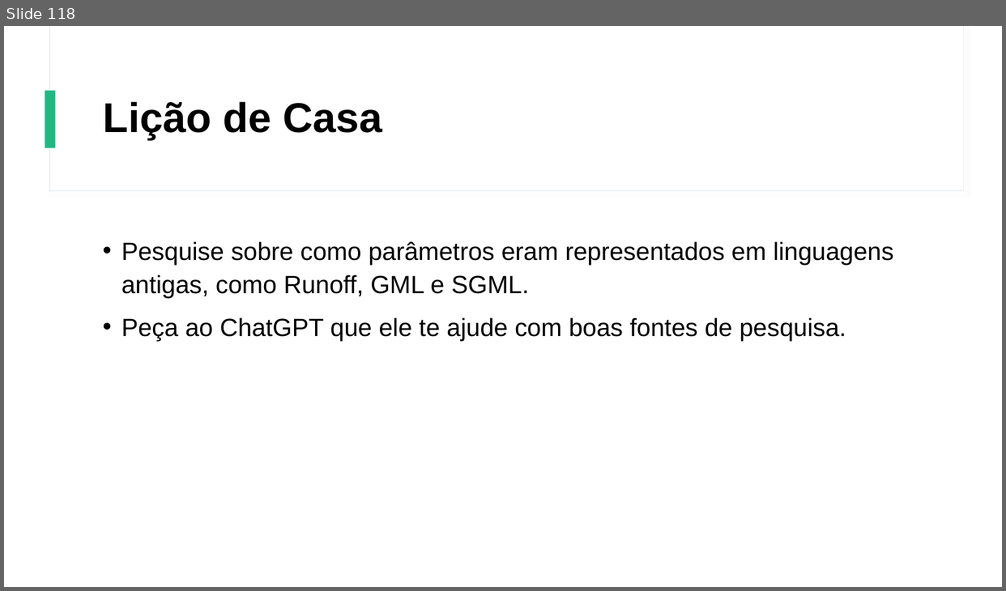
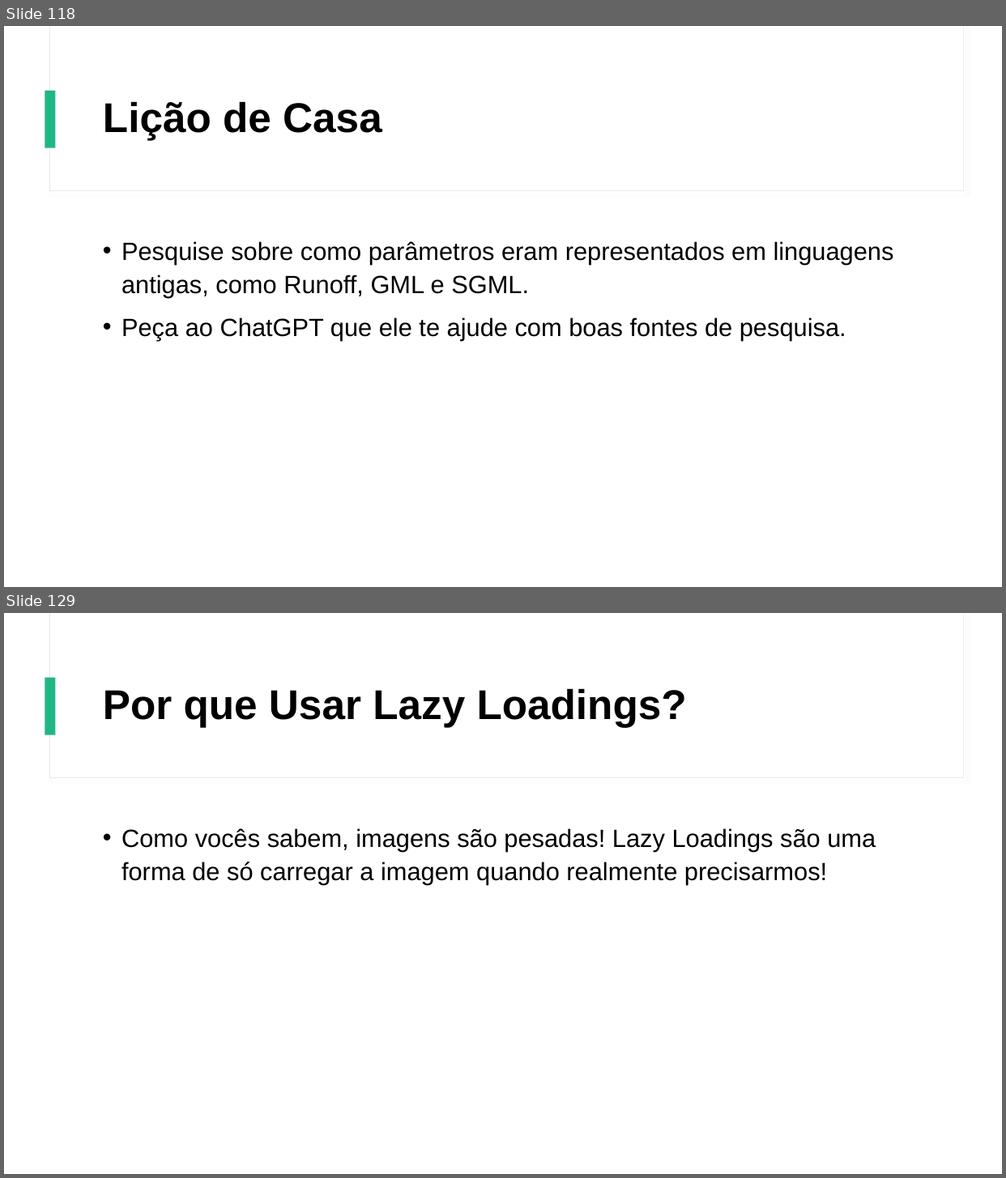
Before and after one commit to Gustavo6401/CursoHTMLCSS, a slide deck: Power Point/Curso de HTML e CSS.pptx. Shown one above the other, each under a label of ours: slide 118 before the commit, slides 118 and 129 after it; the slides between them are not shown. The pictures are 1006x591 and 1006x1178 pixels, drawn with LibreOffice and Linux fonts; fonts in the diff are those of the drawing. Boxes give left, top, right and bottom in pixels: in the first picture for what was removed or moved away, otherwise in the second. Text is boxed around its words. In the diff, an @@ line names an element or a change of style, - is before the commit and + after.

```diff
--- a/Power Point/Curso de HTML e CSS.pptx
+++ b/Power Point/Curso de HTML e CSS.pptx
@@ slide 129 added at (x1=4, y1=613, x2=1002, y2=1174), background #FFFFFF; not listed: 3 template elements that a slide beside it also shows @@
@@ title added at (x1=103, y1=688, x2=687, y2=727), 40 pt, text #000000, bold @@
+Por que Usar Lazy Loadings?
@@ text added at (x1=121, y1=828, x2=876, y2=884), 24 pt, text #000000 @@
+• Como vocês sabem, imagens são pesadas! Lazy Loadings são uma forma de só carregar a imagem quando realmente precisarmos!
```
Also in this commit, not shown: 34 other slides added, 8 other files.
